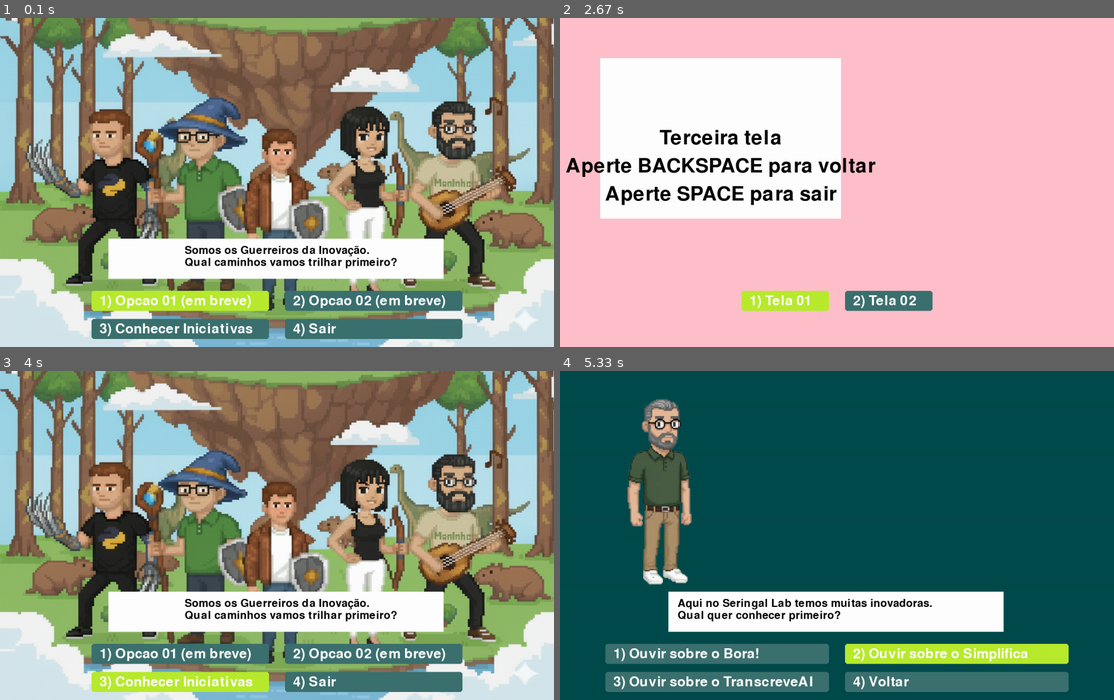
Above: before the commit, frames 1-4 (two rows, left to right).
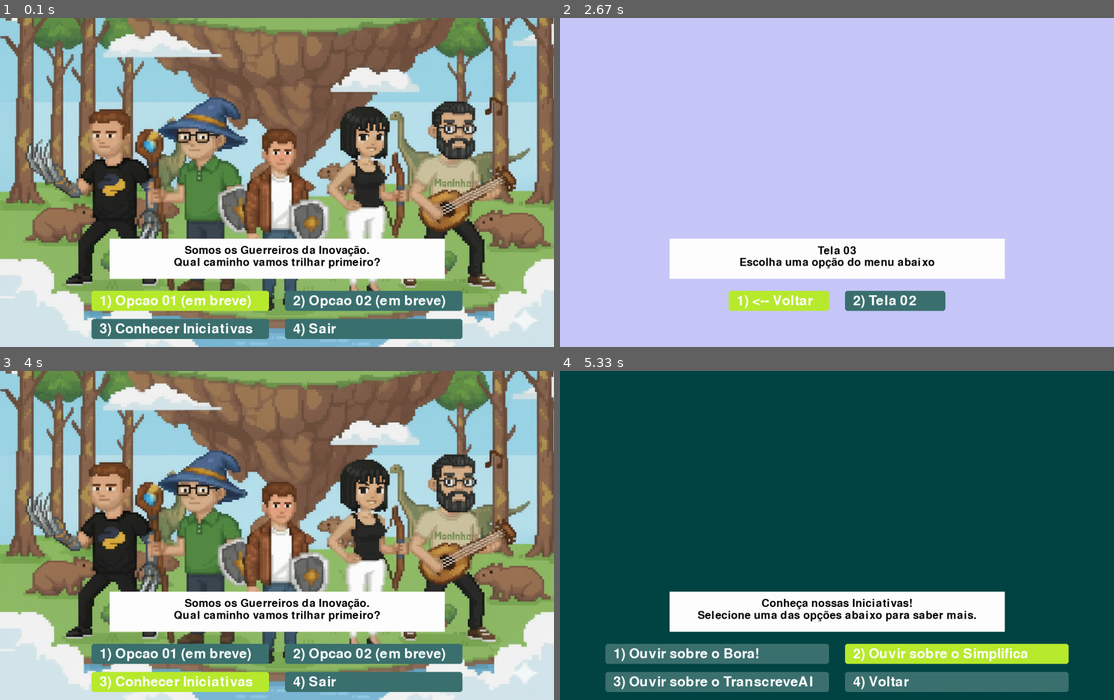
Above: after the commit, the same moments.

Repository: antonioanerao/pygames_motor_vn
Game: pygame game, started from main.py
The game is run twice, just before and just after one commit, with the same random seed, the same clock (stepped at 60 frames per second) and the same inputs.
Inputs:
- Up to frame 1 (0.1 s): no input
- Up to frame 2 (2.67 s): tap Enter at 0.33, 2.33 s; tap Space at 0.67 s; hold Right 1-1.47 s
- Up to frame 3 (4 s): tap Space at 2.67 s; hold Left 3-3.53 s; hold Down 3.57-3.87 s
- Up to frame 4 (5.33 s): tap Enter at 4.33 s; hold Right from 5.07 s (still down)

The runs differ from the first frame. In frame 1, 0.7% of the frame differs, in the area x 19-81%, y 67-80%; in frame 2, 98%, in the area x 0-100%, y 0-100%; in frame 3, 0.7%; in frame 4, 5.8%.

Commit message:
update: faz import das telas automaticamente; desenha a tela com um novo helper

Diff:
--- a/change_screen.py
+++ b/change_screen.py
@@ -1,9 +1,33 @@
+import importlib
+import pkgutil
+from screens import __path__ as screens_path
+
+
 class ChangeScreen:
-    def __init__(self, screens):
+    def __init__(self):
         """
-        screens: dicionário com instâncias das telas (first, second, etc.)
+        Inicializa o gerenciador de telas.
         """
-        self.screens = screens
+        self.screens = self._load_screens()
+
+    def _load_screens(self):
+        """
+        Percorre a pasta 'screens' e carrega automaticamente todas as classes de tela.
+        """
+        screens = {}
+
+        for module_info in pkgutil.iter_modules(screens_path):
+            module_name = module_info.name
+            module = importlib.import_module(f"screens.{module_name}")
+
+            for attr_name in dir(module):
+                attr = getattr(module, attr_name)
+
+                if isinstance(attr, type) and attr_name.endswith("Screen"):
+                    key = module_name
+                    screens[key] = attr()
+
+        return screens
 
     def handle_event(self, game_screen, event):
         """
@@ -17,8 +41,8 @@
 
     def render(self, game_screen):
         """
-        Desenha a tela correspondente.
+        Renderiza a tela atual.
         """
         current_screen = self.screens.get(game_screen)
         if current_screen:
-            current_screen.run(game_screen)
+            current_screen.run()
--- a/first_screen.py
+++ /dev/null
@@ -1,51 +0,0 @@
-import pygame
-import sys
-import settings
-from menu_grid import MenuGrid
-
-
-class FirstScreen:
-    def __init__(self):
-        self.display_surface = pygame.display.get_surface()
-
-        # Quatro opções no menu
-        self.menu = MenuGrid([
-            "1) Opcao 01 (em breve)",
-            "2) Opcao 02 (em breve)",
-            "3) Conhecer Iniciativas",
-            "4) Sair"
-        ])
-
-    def handle_event(self, event, game_screen):
-        selected = self.menu.handle_event(event)
-
-        if selected is not None:
-            if selected == 0:
-                return "second_screen"
-            elif selected == 1:
-                return "third_screen"
-            elif selected == 2:
-                return "fourth_screen"
-            elif selected == 3:
-                pygame.quit()
-                sys.exit()
-
-        return game_screen
-
-    def run(self, game_screen):
-        if game_screen == "first_screen":
-
-            background_image = pygame.image.load('assets/graphics/personagens_seringal.png').convert()
-            background_image = pygame.transform.scale(background_image, (settings.WIDTH, settings.HEIGHT + 400))
-            self.display_surface.blit(background_image, (0, -400))
-
-            self.display_surface.fill('white', rect=pygame.Rect(settings.WIDTH // 2 - (400 + 20), 550, 835, 100))
-            font = pygame.font.Font(None, 40)
-            text = font.render('Somos os Guerreiros da Inovação.', True, 'black')
-            text_2 = font.render('Qual caminhos vamos trilhar primeiro?', True, 'black')
-            text_rect = text.get_rect(center=(settings.WIDTH / 2, 580))
-            text_2_rect = text.get_rect(center=(settings.WIDTH / 2, 610))
-            self.display_surface.blit(text, text_rect)
-            self.display_surface.blit(text_2, text_2_rect)
-
-            self.menu.draw()
--- a/fourth_screen.py
+++ /dev/null
@@ -1,40 +0,0 @@
-import pygame
-from menu_grid import MenuGrid
-import settings
-import colors
-
-
-class FourthScreen:
-    def __init__(self):
-        self.display_surface = pygame.display.get_surface()
-
-        self.menu = MenuGrid([
-            "1) Ouvir sobre o Bora!",
-            "2) Ouvir sobre o Simplifica",
-            "3) Ouvir sobre o TranscreveAI",
-            "4) Voltar"
-        ])
-
-    def handle_event(self, event, game_screen):
-        selected = self.menu.handle_event(event)
-
-        print(selected)
-
-    def run(self, game_screen):
-        if game_screen == "fourth_screen":
-            self.display_surface.fill(colors.SERINGALLAB_DARK)
-            self.display_surface.fill('white', rect=pygame.Rect(settings.WIDTH // 2 - (400 + 20), 550, 835, 100))
-
-            background_image = pygame.image.load('assets/graphics/personagens/hycaro/sprite_01.png').convert_alpha()
-            # background_image = pygame.transform.scale(background_image, (settings.WIDTH, settings.HEIGHT + 400))
-            self.display_surface.blit(background_image, (0, 50))
-
-            font = pygame.font.Font(None, 40)
-            text = font.render('Aqui no Seringal Lab temos muitas inovadoras.', True, 'black')
-            text_2 = font.render('Qual quer conhecer primeiro?', True, 'black')
-            text_rect = text.get_rect(center=(settings.WIDTH / 2 - 80, 580))
-            text_2_rect = text.get_rect(center=(settings.WIDTH / 2 - 80, 610))
-            self.display_surface.blit(text, text_rect)
-            self.display_surface.blit(text_2, text_2_rect)
-
-            self.menu.draw()
--- a/main.py
+++ b/main.py
@@ -1,10 +1,6 @@
 import pygame
 import sys
 import settings
-from first_screen import FirstScreen
-from second_screen import SecondScreen
-from third_screen import ThirdScreen
-from fourth_screen import FourthScreen
 from change_screen import ChangeScreen
 
 
@@ -14,13 +10,7 @@
         pygame.display.set_caption(settings.TITLE)
         self.screen = pygame.display.set_mode((int(settings.WIDTH), int(settings.HEIGHT)))
         self.clock = pygame.time.Clock()
-        self.screens = {
-            "first_screen": FirstScreen(),
-            "second_screen": SecondScreen(),
-            "third_screen": ThirdScreen(),
-            "fourth_screen": FourthScreen()
-        }
-        self.change_screen = ChangeScreen(self.screens)
+        self.change_screen = ChangeScreen()
 
     def run(self):
         game_screen = "first_screen"
--- /dev/null
+++ b/screens/__init__.py
@@ -0,0 +1,4 @@
+from .first_screen import FirstScreen
+from .second_screen import SecondScreen
+from .third_screen import ThirdScreen
+from .fourth_screen import FourthScreen
--- /dev/null
+++ b/screens/first_screen.py
@@ -0,0 +1,43 @@
+import pygame
+import sys
+from menu_grid import MenuGrid
+from utils.screen_helpers import draw_base_screen
+
+
+class FirstScreen:
+    def __init__(self):
+        self.display_surface = pygame.display.get_surface()
+
+        # Quatro opções no menu
+        self.menu = MenuGrid([
+            "1) Opcao 01 (em breve)",
+            "2) Opcao 02 (em breve)",
+            "3) Conhecer Iniciativas",
+            "4) Sair"
+        ])
+
+    def handle_event(self, event, game_screen):
+        selected = self.menu.handle_event(event)
+
+        if selected is not None:
+            if selected == 0:
+                return "second_screen"
+            elif selected == 1:
+                return "third_screen"
+            elif selected == 2:
+                return "fourth_screen"
+            elif selected == 3:
+                pygame.quit()
+                sys.exit()
+
+        return game_screen
+
+    def run(self):
+        draw_base_screen(
+            self.display_surface,
+            "assets/graphics/personagens_seringal.png",
+            "Somos os Guerreiros da Inovação.",
+            "Qual caminho vamos trilhar primeiro?"
+        )
+
+        self.menu.draw()
--- /dev/null
+++ b/screens/fourth_screen.py
@@ -0,0 +1,30 @@
+import pygame
+from menu_grid import MenuGrid
+import colors
+from utils.screen_helpers import draw_base_screen
+
+
+class FourthScreen:
+    def __init__(self):
+        self.display_surface = pygame.display.get_surface()
+
+        self.menu = MenuGrid([
+            "1) Ouvir sobre o Bora!",
+            "2) Ouvir sobre o Simplifica",
+            "3) Ouvir sobre o TranscreveAI",
+            "4) Voltar"
+        ])
+
+    def handle_event(self, event, game_screen):
+        selected = self.menu.handle_event(event)
+        print(selected)
+
+    def run(self):
+        draw_base_screen(
+            self.display_surface,
+            colors.SERINGALLAB_LIGHT_3,
+            "Conheça nossas Iniciativas!",
+            "Selecione uma das opções abaixo para saber mais."
+        )
+
+        self.menu.draw()
--- /dev/null
+++ b/screens/second_screen.py
@@ -0,0 +1,44 @@
+import pygame
+import sys
+from menu_grid import MenuGrid
+from utils.screen_helpers import draw_base_screen
+import colors
+
+
+class SecondScreen:
+    def __init__(self):
+        self.display_surface = pygame.display.get_surface()
+
+        self.menu = MenuGrid([
+            "<- Voltar",
+            "Tela 03",
+        ])
+
+    def handle_event(self, event, game_screen):
+        selected = self.menu.handle_event(event)
+
+        if selected is not None:
+            if selected == 0:
+                return "first_screen"
+            elif selected == 1:
+                return "third_screen"
+            elif selected == 2:
+                pygame.quit()
+                sys.exit()
+
+    def run(self):
+        """
+        Desenha a tela com fundo de cor sólida e menu de opções.
+        Args:
+            game_screen: nome da tela atual (não utilizado aqui).
+        Returns:
+            None
+        """
+        draw_base_screen(
+            self.display_surface,
+            colors.SERINGALLAB_DARK,
+            "Bla bla bla",
+            "Escolha uma opção do menu abaixo"
+        )
+
+        self.menu.draw()
--- /dev/null
+++ b/screens/third_screen.py
@@ -0,0 +1,32 @@
+import pygame
+from menu_grid import MenuGrid
+from utils.screen_helpers import draw_base_screen
+
+
+class ThirdScreen:
+    def __init__(self):
+        self.display_surface = pygame.display.get_surface()
+
+        self.menu = MenuGrid([
+            "1) <-- Voltar",
+            "2) Tela 02",
+        ])
+
+    def handle_event(self, event, game_screen):
+        selected = self.menu.handle_event(event)
+
+        if selected is not None:
+            if selected == 0:
+                return "first_screen"
+            elif selected == 1:
+                return "second_screen"
+
+    def run(self):
+        draw_base_screen(
+            self.display_surface,
+            (200, 200, 250),
+            "Tela 03",
+            "Escolha uma opção do menu abaixo"
+        )
+
+        self.menu.draw()
--- a/second_screen.py
+++ /dev/null
@@ -1,46 +0,0 @@
-import pygame
-import sys
-from menu_grid import MenuGrid
-
-
-class SecondScreen:
-    def __init__(self):
-        self.display_surface = pygame.display.get_surface()
-
-        self.menu = MenuGrid([
-            "1) Tela 01",
-            "2) Tela 03",
-        ])
-
-    def handle_event(self, event, game_screen):
-        selected = self.menu.handle_event(event)
-
-        if selected is not None:
-            if selected == 0:
-                return "first_screen"
-            elif selected == 1:
-                return "third_screen"
-            elif selected == 2:
-                pygame.quit()
-                sys.exit()
-
-    def run(self, game_screen):
-        """
-        Renders the second screen if the current game screen is 'second_screen'.
-        Args:
-            game_screen (str): The current game screen identifier.
-        Returns:
-            None
-        """
-        if game_screen == 'second_screen':
-            self.display_surface.fill('green')
-            self.display_surface.fill('white', rect=pygame.Rect(100, 100, 600, 400))
-            font = pygame.font.Font(None, 74)
-            text = font.render('Segunda Tela', True, 'black')
-            text_2 = font.render('Aperte BACKSPACE para voltar', True, 'black')
-            text_rect = text.get_rect(center=(400, 300))
-            text_rect_2 = text_2.get_rect(center=(400, 370))
-            self.display_surface.blit(text, text_rect)
-            self.display_surface.blit(text_2, text_rect_2)
-
-            self.menu.draw()
--- a/third_screen.py
+++ /dev/null
@@ -1,49 +0,0 @@
-import pygame
-import sys
-from menu_grid import MenuGrid
-
-
-class ThirdScreen:
-    def __init__(self):
-        self.display_surface = pygame.display.get_surface()
-
-        self.menu = MenuGrid([
-            "1) Tela 01",
-            "2) Tela 02",
-        ])
-
-    def handle_event(self, event, game_screen):
-        selected = self.menu.handle_event(event)
-
-        if selected is not None:
-            if selected == 0:
-                return "first_screen"
-            elif selected == 1:
-                return "second_screen"
-            elif selected == 2:
-                pygame.quit()
-                sys.exit()
-
-    def run(self, game_screen):
-        """
-        Renders the third screen if the current game screen is 'third_screen'.
-        Args:
-            game_screen (str): The current game screen identifier.
-        Returns:
-            None
-        """
-        if game_screen == 'third_screen':
-            self.display_surface.fill('pink')
-            self.display_surface.fill('white', rect=pygame.Rect(100, 100, 600, 400))
-            font = pygame.font.Font(None, 74)
-            text = font.render('Terceira tela', True, 'black')
-            text_2 = font.render('Aperte BACKSPACE para voltar', True, 'black')
-            text_rect = text.get_rect(center=(400, 300))
-            text_rect_2 = text_2.get_rect(center=(400, 370))
-            text_3 = font.render('Aperte SPACE para sair', True, 'black')
-            text_rect_3 = text_3.get_rect(center=(400, 440))
-            self.display_surface.blit(text, text_rect)
-            self.display_surface.blit(text_2, text_rect_2)
-            self.display_surface.blit(text_3, text_rect_3)
-
-            self.menu.draw()
--- /dev/null
+++ b/utils/screen_helpers.py
@@ -0,0 +1,50 @@
+import pygame
+import os
+import settings
+
+
+def draw_base_screen(display_surface, bg, text, text_2,
+                     rect_width=835, rect_height=100, rect_offset_y=550,
+                     text_color='black', rect_color='white'):
+    """
+    Desenha o plano de fundo (imagem ou cor), a faixa branca e duas linhas de texto centralizadas.
+
+    Args:
+        display_surface: superfície principal do pygame.
+        bg (str or tuple): caminho da imagem OU nome/código da cor.
+        text (str): texto da primeira linha.
+        text_2 (str): texto da segunda linha.
+        rect_width (int): largura do retângulo branco.
+        rect_height (int): altura do retângulo branco.
+        rect_offset_y (int): posição Y do retângulo.
+        text_color (str or tuple): cor do texto.
+        rect_color (str or tuple): cor do retângulo.
+    """
+
+    # --- Fundo ---
+    if isinstance(bg, str) and os.path.exists(bg):
+        # Se for um caminho válido, carrega imagem
+        background_image = pygame.image.load(bg).convert()
+        background_image = pygame.transform.scale(
+            background_image, (settings.WIDTH, settings.HEIGHT + 400)
+        )
+        display_surface.blit(background_image, (0, -400))
+    else:
+        # Caso contrário, usa como cor de fundo
+        display_surface.fill(bg)
+
+    # --- Retângulo branco ---
+    rect_x = settings.WIDTH // 2 - (rect_width // 2)
+    rect = pygame.Rect(rect_x, rect_offset_y, rect_width, rect_height)
+    display_surface.fill(rect_color, rect=rect)
+
+    # --- Textos ---
+    font = pygame.font.Font(None, 40)
+    text_surface = font.render(text, True, text_color)
+    text_surface_2 = font.render(text_2, True, text_color)
+
+    text_rect = text_surface.get_rect(center=(settings.WIDTH / 2, rect_offset_y + 30))
+    text_2_rect = text_surface_2.get_rect(center=(settings.WIDTH / 2, rect_offset_y + 60))
+
+    display_surface.blit(text_surface, text_rect)
+    display_surface.blit(text_surface_2, text_2_rect)
